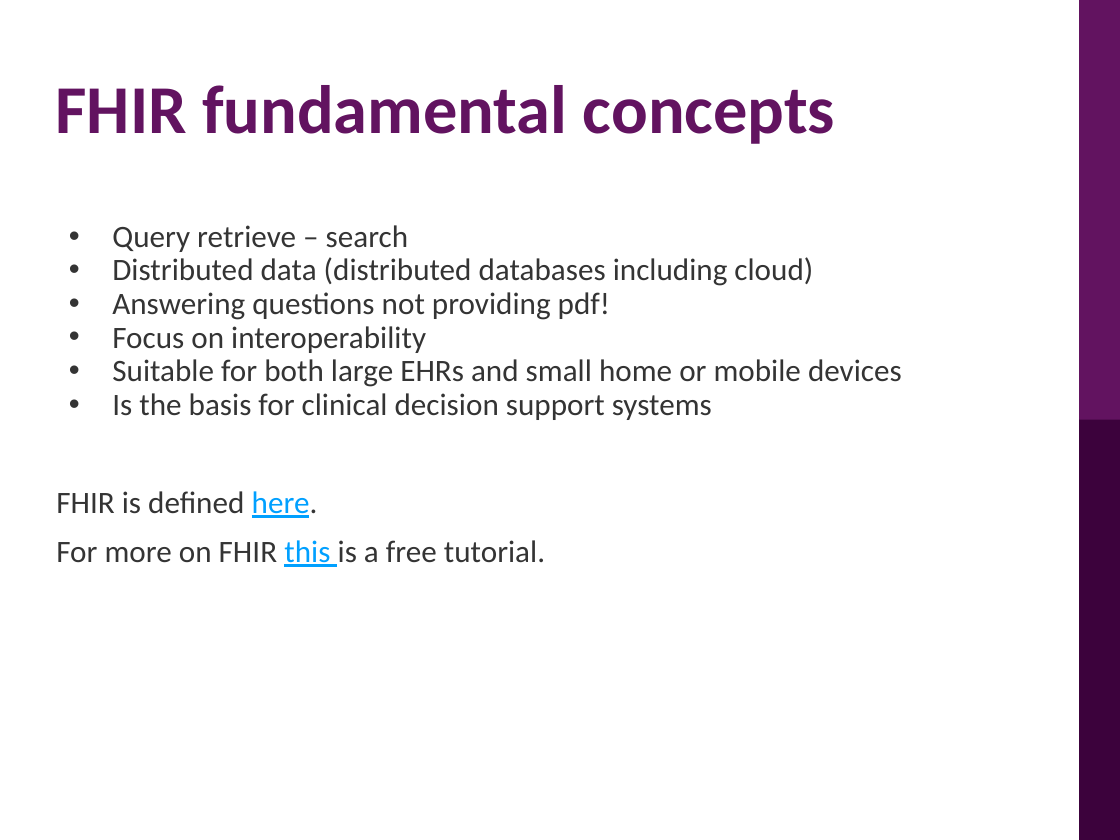
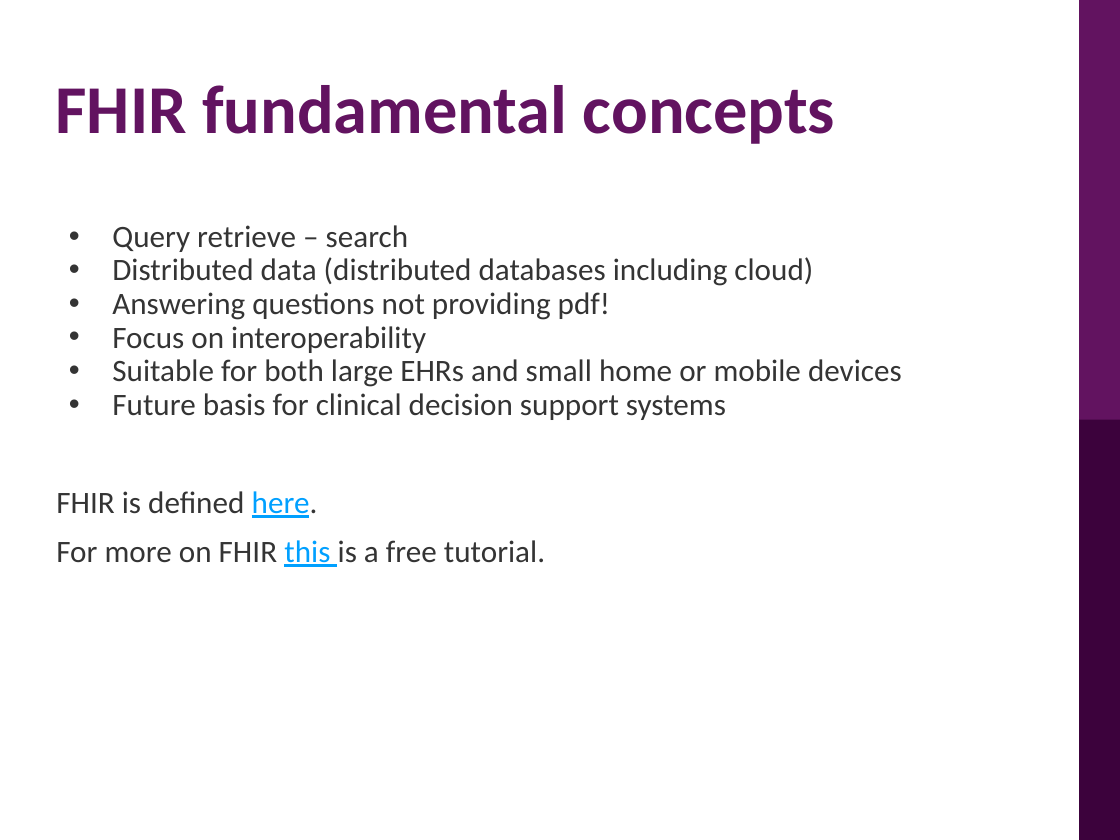
Before and after one commit to Prayance/Tutorial-CQL, a slide deck: slide 5 of Introduction on FHIR.pptx. Drawn at 1120x840 pixels with LibreOffice and Linux fonts; fonts in the diff are those of the drawing; background and template pictures are left out. Boxes give left, top, right and bottom in pixels: in the first picture for what was removed or moved away, otherwise in the second. Text is boxed around its words. In the diff, an @@ line names an element or a change of style, - is before the commit and + after.

```diff
--- a/Introduction on FHIR.pptx
+++ b/Introduction on FHIR.pptx
@@ text at (112,393,726,420): text changed @@
-• Is the basis for clinical decision support systems
+• Future basis for clinical decision support systems
```
Also in this commit, not shown: 2 other slides changed, 1 other file.
